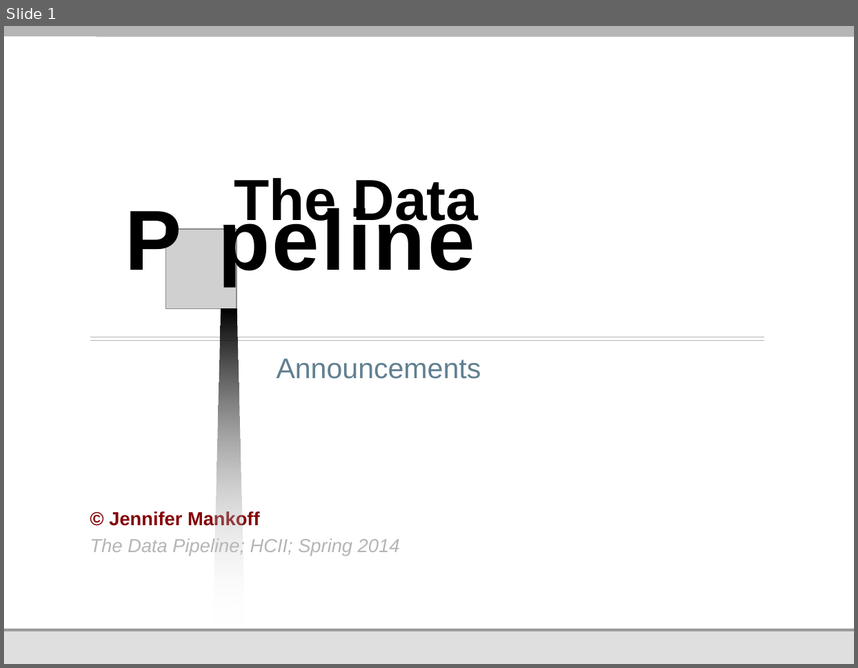
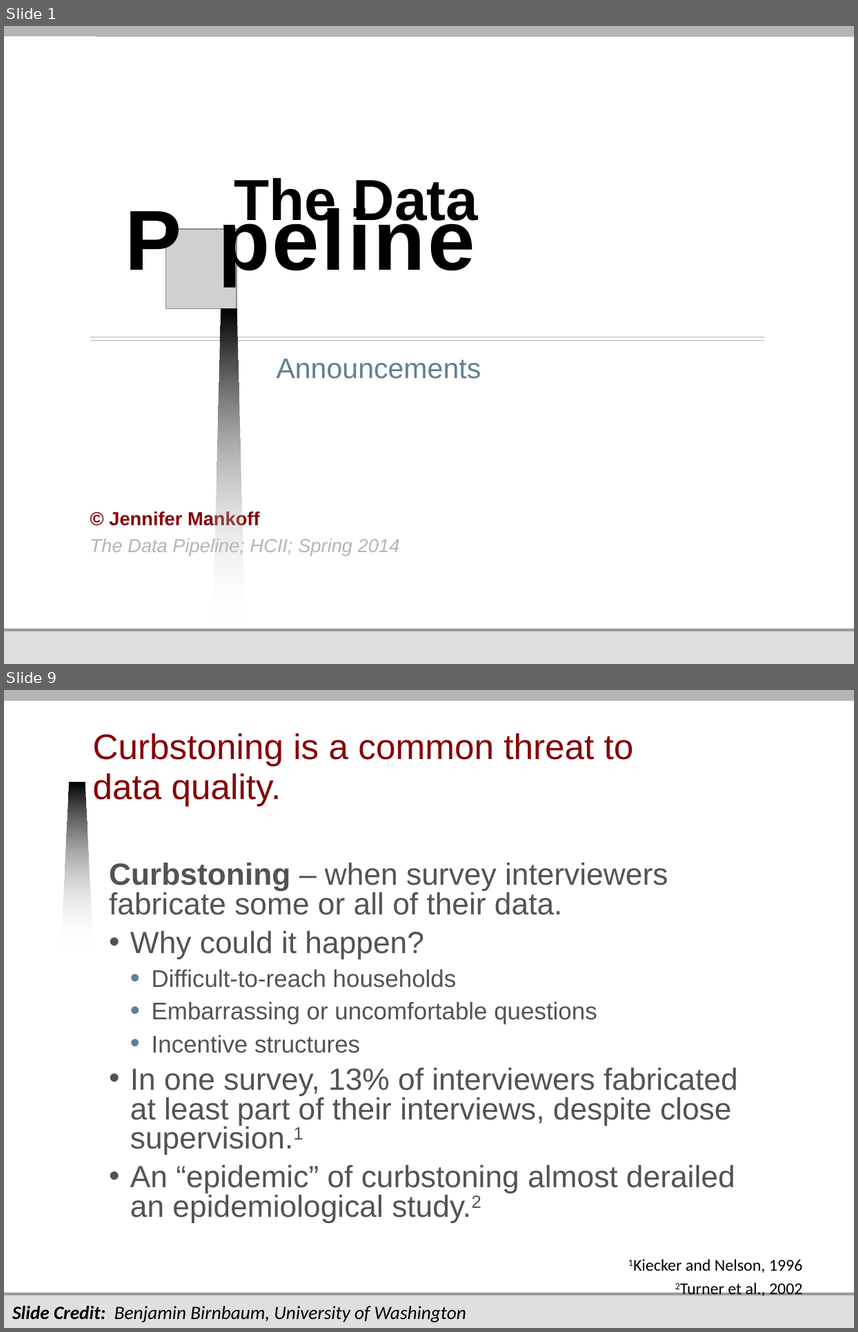
Before and after one commit to jmankoff/data, a slide deck: Lectures/8 Announcements.pptx. Shown one above the other, each under a label of ours: slide 1 before the commit, slides 1 and 9 after it; the slides between them are not shown. The pictures are 858x668 and 858x1332 pixels, drawn with LibreOffice and Linux fonts; fonts in the diff are those of the drawing; grey boxes stand for pictures; background and template pictures are left out. Boxes give left, top, right and bottom in pixels: in the first picture for what was removed or moved away, otherwise in the second. Text is boxed around its words. In the diff, an @@ line names an element or a change of style, - is before the commit and + after.

```diff
--- a/Lectures/8 Announcements.pptx
+++ b/Lectures/8 Announcements.pptx
@@ slide 9 added at (4,690,854,1328), background #FFFFFF; not listed: 5 template elements that a slide beside it also shows @@
@@ title added at (93,733,634,806), 30 pt, text #850205 @@
+Curbstoning is a common threat to data quality.
@@ freeform shape added at (61,782,93,949), fill gradient #000000 to #FFFFFF @@
@@ text added at (109,862,738,1222), 25.9 pt, text #535353 @@
+Curbstoning – when survey interviewers fabricate some or all of their data.
+• Why could it happen?
+  • Difficult-to-reach households
+  • Embarrassing or uncomfortable questions
+  • Incentive structures
+• In one survey, 13% of interviewers fabricated at least part of their interviews, despite close supervision.1
+• An “epidemic” of curbstoning almost derailed an epidemiological study.2
@@ text added at (686,1259,803,1296), 14 pt, text #000000 @@
+1Kiecker and Nelson, 1996
+2Turner et al., 2002
@@ text added at (12,1305,466,1322), 16 pt, text #000000, italic @@
+Slide Credit: Benjamin Birnbaum, University of Washington
```
Also in this commit, not shown: 1 slide changed, 14 other slides added, 8 other files.
